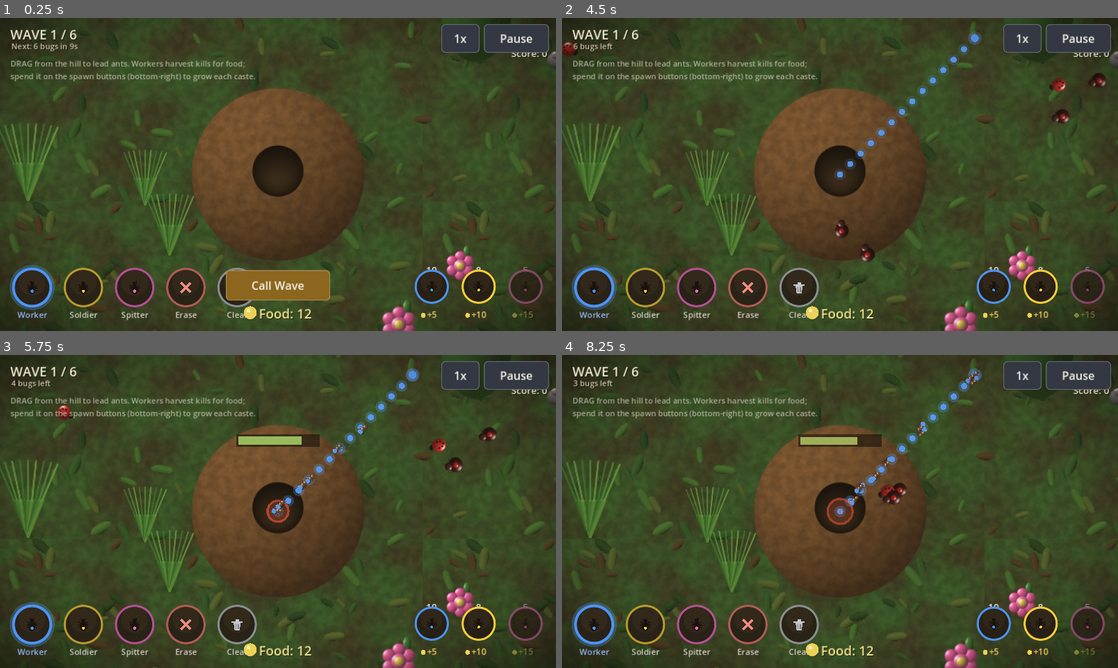
Above: before the commit, frames 1-4 (two rows, left to right).
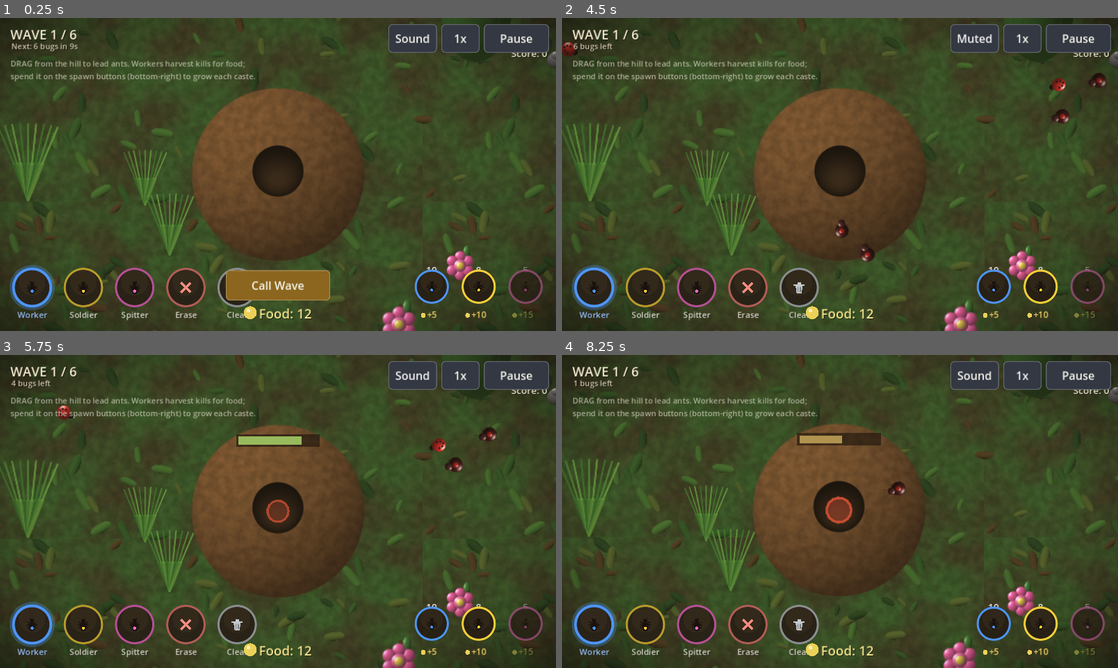
Above: after the commit, the same moments.

Repository: getarsenal/colony-commander
Game: Godot game, scene res://scenes/Main.tscn
Same seed, same stepped clock (60 frames per second), same inputs: the game is played once before the commit and once after it.
Inputs (mouse positions are in pixels of both pictures, inside the frame that each line leads up to):
- Up to frame 1 (0.25 s): no input
- Up to frame 2 (4.5 s): click "Call Wave" at 0.5 s; click "1x" at 1.25 s; click "2x" at 2 s; click "Pause" at 2.75 s; click "Resume" at 3.5 s; click (973, 39) at 4.25 s, where only the run after the commit has a clickable "Sound"
- Up to frame 3 (5.75 s): click (411, 376) at 5 s, where only the run after the commit has a clickable "Muted"
- Up to frame 4 (8.25 s): click "1x" at 5.75 s; click "2x" at 6.5 s; click "1x" at 7.25 s; click "2x" at 8 s

The runs differ from the first frame. In frame 1, 0.8% of the frame differs, in the area x 69-79%, y 2-12%; in frame 2, 1.4%; in frame 3, 1.5%; in frame 4, 4.7%, in the area x 0-100%, y 0-100%.

Commit message:
Audio: original synthesized SFX + ambient bed
Add an "Audio" autoload (audio/audio.gd) that synthesises every sound from
scratch at startup — short oscillator/noise blips for events plus a gentle
looping ambient pad — so the soundscape is entirely our own. Pooled voices with
per-sound cooldowns keep busy combat from machine-gunning one blip.

Wired events: enemy death (and a bigger boss sting), hill hit, worker harvest,
spitter spit, caste purchase (buy / deny), UI clicks, and victory/defeat stings.
Added a Sound mute toggle to the HUD.

Parses clean; headless smoke (synth at startup + events firing) clean; web build
exported.

https://claude.ai/code/session_011hkUGhTeefueTvzyEjhAPX

Diff:
--- /dev/null
+++ b/audio/audio.gd
@@ -0,0 +1,160 @@
+## Procedural audio (autoload "Audio"). Every sound is synthesised from scratch
+## at startup — short oscillator/noise blips for game events plus a gentle
+## ambient bed — so the soundscape is entirely our own. Voices are pooled and
+## per-sound cooldowns keep busy combat from machine-gunning the same blip.
+extends Node
+
+const MIX := 22050
+const VOICES := 16
+
+var muted := false
+
+var _streams := {}              # name -> AudioStreamWAV
+var _cooldown := {}             # name -> min seconds between plays
+var _last := {}                 # name -> last play time
+var _players: Array = []
+var _next := 0
+var _ambient: AudioStreamPlayer
+
+func _ready() -> void:
+	process_mode = Node.PROCESS_MODE_ALWAYS
+	for i in VOICES:
+		var p := AudioStreamPlayer.new()
+		p.bus = "Master"
+		add_child(p)
+		_players.append(p)
+
+	_streams["click"]   = _wav(_blip(1200.0, 0.045, 0.5, "square"))
+	_streams["deny"]    = _wav(_blip(200.0, 0.10, 0.4, "square"))
+	_streams["harvest"] = _wav(_slide(680.0, 1040.0, 0.13, 0.5))
+	_streams["buy"]     = _wav(_arp([660.0, 880.0, 1320.0], 0.06, 0.45))
+	_streams["spit"]    = _wav(_noise(0.06, 0.35, 28.0, 0.6))
+	_streams["kill"]    = _wav(_mix(_noise(0.09, 0.5, 22.0, 0.0), _blip(180.0, 0.09, 0.4, "saw")))
+	_streams["hill"]    = _wav(_mix(_blip(90.0, 0.20, 0.7, "sine"), _noise(0.16, 0.4, 16.0, 0.0)))
+	_streams["boss"]    = _wav(_mix(_slide(320.0, 70.0, 0.55, 0.8, "saw"), _noise(0.5, 0.5, 5.0, 0.0)))
+	_streams["victory"] = _wav(_arp([523.0, 659.0, 784.0, 1046.0], 0.12, 0.5))
+	_streams["defeat"]  = _wav(_arp([440.0, 392.0, 311.0, 262.0], 0.16, 0.55, "saw"))
+
+	_cooldown = {"kill": 0.05, "spit": 0.07, "hill": 0.11, "harvest": 0.045}
+
+	_ambient = AudioStreamPlayer.new()
+	_ambient.bus = "Master"
+	_ambient.stream = _wav(_ambient_bed(4.0), true)
+	_ambient.volume_db = -18.0
+	add_child(_ambient)
+	_ambient.play()
+
+## Play a one-shot SFX (respects per-sound cooldown + mute).
+func sfx(name: String, vol_db := -6.0, pitch_var := 0.06) -> void:
+	if muted or not _streams.has(name):
+		return
+	var cd: float = _cooldown.get(name, 0.0)
+	var now := Time.get_ticks_msec() / 1000.0
+	if cd > 0.0 and now - float(_last.get(name, -10.0)) < cd:
+		return
+	_last[name] = now
+	var p: AudioStreamPlayer = _players[_next]
+	_next = (_next + 1) % VOICES
+	p.stream = _streams[name]
+	p.volume_db = vol_db
+	p.pitch_scale = 1.0 + randf_range(-pitch_var, pitch_var)
+	p.play()
+
+func set_muted(m: bool) -> void:
+	muted = m
+	_ambient.volume_db = -80.0 if m else -18.0
+
+# --- synthesis ----------------------------------------------------------------
+
+func _wav(samples: PackedFloat32Array, loop := false) -> AudioStreamWAV:
+	var bytes := PackedByteArray()
+	bytes.resize(samples.size() * 2)
+	for i in samples.size():
+		bytes.encode_s16(i * 2, int(clampf(samples[i], -1.0, 1.0) * 32767.0))
+	var w := AudioStreamWAV.new()
+	w.format = AudioStreamWAV.FORMAT_16_BITS
+	w.mix_rate = MIX
+	w.stereo = false
+	w.data = bytes
+	if loop:
+		w.loop_mode = AudioStreamWAV.LOOP_FORWARD
+		w.loop_begin = 0
+		w.loop_end = samples.size()
+	return w
+
+func _osc(ph: float, wave: String) -> float:
+	match wave:
+		"square": return 1.0 if fmod(ph, 1.0) < 0.5 else -1.0
+		"saw": return 2.0 * fmod(ph, 1.0) - 1.0
+		"tri": return 4.0 * abs(fmod(ph, 1.0) - 0.5) - 1.0
+		_: return sin(ph * TAU)
+
+func _blip(freq: float, dur: float, vol: float, wave := "sine") -> PackedFloat32Array:
+	var n := int(dur * MIX)
+	var out := PackedFloat32Array(); out.resize(n)
+	for i in n:
+		var t := float(i) / MIX
+		var env: float = exp(-t * 7.0) * clampf(t / 0.004, 0.0, 1.0)
+		out[i] = _osc(freq * t, wave) * env * vol
+	return out
+
+func _slide(f0: float, f1: float, dur: float, vol: float, wave := "sine") -> PackedFloat32Array:
+	var n := int(dur * MIX)
+	var out := PackedFloat32Array(); out.resize(n)
+	var ph := 0.0
+	for i in n:
+		var t := float(i) / MIX
+		var f: float = lerpf(f0, f1, t / dur)
+		ph += f / MIX
+		var env: float = exp(-t * 4.0) * clampf(t / 0.004, 0.0, 1.0)
+		out[i] = _osc(ph, wave) * env * vol
+	return out
+
+func _noise(dur: float, vol: float, decay: float, _hp: float) -> PackedFloat32Array:
+	var n := int(dur * MIX)
+	var out := PackedFloat32Array(); out.resize(n)
+	var prev := 0.0
+	for i in n:
+		var t := float(i) / MIX
+		var env := exp(-t * decay)
+		var w := randf() * 2.0 - 1.0
+		var hp := w - prev   # crude high-pass for a crisper "tss"
+		prev = w
+		out[i] = hp * env * vol
+	return out
+
+func _arp(freqs: Array, note: float, vol: float, wave := "sine") -> PackedFloat32Array:
+	var out := PackedFloat32Array()
+	for f in freqs:
+		out.append_array(_blip(f, note, vol, wave))
+	return out
+
+func _mix(a: PackedFloat32Array, b: PackedFloat32Array) -> PackedFloat32Array:
+	var n: int = max(a.size(), b.size())
+	var out := PackedFloat32Array(); out.resize(n)
+	for i in n:
+		var va: float = a[i] if i < a.size() else 0.0
+		var vb: float = b[i] if i < b.size() else 0.0
+		out[i] = clampf(va + vb, -1.0, 1.0)
+	return out
+
+## A gentle looping pad: a low chord + slow filtered "wind" noise.
+func _ambient_bed(dur: float) -> PackedFloat32Array:
+	var n := int(dur * MIX)
+	var out := PackedFloat32Array(); out.resize(n)
+	var chord := [98.0, 147.0, 196.0]   # G2-ish drone
+	var lp := 0.0
+	for i in n:
+		var t := float(i) / MIX
+		var s := 0.0
+		for f in chord:
+			s += sin(f * t * TAU) * 0.12
+		# slow tremolo so the loop breathes
+		s *= 0.7 + 0.3 * sin(t * 0.5 * TAU)
+		var w := randf() * 2.0 - 1.0
+		lp += (w - lp) * 0.02            # low-pass wind
+		s += lp * 0.10
+		# fade the seam so the loop is click-free
+		var seam: float = minf(1.0, minf(t, dur - t) / 0.05)
+		out[i] = s * seam
+	return out
--- a/project.godot
+++ b/project.godot
@@ -11,6 +11,10 @@
 run/main_scene="res://scenes/Main.tscn"
 config/features=PackedStringArray("4.3", "GL Compatibility")
 config/icon="res://icon.svg"
+
+[autoload]
+
+Audio="*res://audio/audio.gd"
 
 [display]
 
--- a/sim/ant.gd
+++ b/sim/ant.gd
@@ -195,6 +195,7 @@
 					attack_timer = SPIT_INTERVAL
 					rotation = (e.position - position).angle()
 					colony.fire_projectile(position, e)
+					Audio.sfx("spit", -14.0)
 
 ## A working Worker grabs the nearest carcass in reach and heads home with it.
 func _try_harvest() -> void:
@@ -207,6 +208,7 @@
 	if v > 0:
 		carry_value = v
 		carrying = true
+		Audio.sfx("harvest", -8.0)
 		if colony.fx != null:
 			colony.fx.puff(position, Color(0.95, 0.85, 0.35), 8.0)
 		_begin_return()
--- a/sim/colony.gd
+++ b/sim/colony.gd
@@ -65,6 +65,7 @@
 		return false
 	food -= cost
 	pop[t] = pop.get(t, 0) + SPAWN_BATCH
+	Audio.sfx("buy", -4.0)
 	if fx != null:
 		fx.popup(hill_pos + Vector2(0, -84), "+%d %s" % [SPAWN_BATCH, AntTypes.name_of(t)], AntTypes.color_of(t))
 	return true
@@ -147,6 +148,7 @@
 	if hill_hp <= 0.0:
 		return  # already overrun; the director is in DEFEAT
 	hill_hp = max(0.0, hill_hp - n)
+	Audio.sfx("hill", -3.0)
 	if fx != null:
 		fx.add_shake(0.35)
 		fx.puff(hill_pos, Color(0.9, 0.3, 0.2), 16.0)
--- a/sim/enemy.gd
+++ b/sim/enemy.gd
@@ -124,6 +124,10 @@
 		_die()
 
 func _die() -> void:
+	if kind == Kind.BOSS:
+		Audio.sfx("boss", 0.0)
+	else:
+		Audio.sfx("kill")
 	if director != null:
 		director.on_enemy_killed(position, food_value, kind == Kind.BOSS)
 	_despawn()
--- a/sim/wave_director.gd
+++ b/sim/wave_director.gd
@@ -36,6 +36,7 @@
 var _to_spawn := 0
 var _spawn_timer := 0.0
 var _boss_pending := false
+var _announced := false   # one-shot win/lose sting guard
 
 var _enemy_pool: Array = []
 var _enemy_free: Array = []
@@ -96,7 +97,9 @@
 					state = State.PREP
 					prep_timer = PREP_TIME
 		State.VICTORY, State.DEFEAT:
-			pass
+			if not _announced:
+				_announced = true
+				Audio.sfx("victory" if state == State.VICTORY else "defeat", 0.0)
 
 func _start_wave() -> void:
 	_to_spawn = WAVE_COUNTS[wave_index]
@@ -245,6 +248,7 @@
 	enemies_killed = 0
 	_to_spawn = 0
 	_spawn_timer = 0.0
+	_announced = false
 
 # --- spatial queries used by ants ---------------------------------------------
 
--- a/ui/hud.gd
+++ b/ui/hud.gd
@@ -16,6 +16,7 @@
 var _call_btn: Button
 var _speed_btn: Button
 var _pause_btn: Button
+var _mute_btn: Button
 var _overlay: Control
 var _overlay_title: Label
 var _overlay_sub: Label
@@ -42,6 +43,9 @@
 	_pause_btn = _make_button("Pause", Color(0.20, 0.22, 0.26), Vector2(150, 66))
 	_pause_btn.pressed.connect(_on_pause)
 	add_child(_pause_btn)
+	_mute_btn = _make_button("Sound", Color(0.20, 0.22, 0.26), Vector2(112, 66))
+	_mute_btn.pressed.connect(_on_mute)
+	add_child(_mute_btn)
 
 	_build_overlay()
 
@@ -76,6 +80,7 @@
 	# top-right controls
 	_pause_btn.position = Vector2(vp.x - _pause_btn.size.x - 16, 14)
 	_speed_btn.position = Vector2(_pause_btn.position.x - _speed_btn.size.x - 10, 14)
+	_mute_btn.position = Vector2(_speed_btn.position.x - _mute_btn.size.x - 10, 14)
 
 	# Call Wave: only during prep, just above the food readout
 	_call_btn.visible = director.is_prep()
@@ -105,19 +110,28 @@
 # --- button callbacks ---------------------------------------------------------
 
 func _on_call() -> void:
+	Audio.sfx("click", -8.0)
 	director.call_wave()
 
 func _on_speed() -> void:
+	Audio.sfx("click", -10.0)
 	_fast = not _fast
 	_speed_btn.text = "2x" if _fast else "1x"
 	if main != null:
 		main.set_game_speed(_fast)
 
 func _on_pause() -> void:
+	Audio.sfx("click", -10.0)
 	var paused: bool = main.toggle_pause() if main != null else false
 	_pause_btn.text = "Resume" if paused else "Pause"
 
+func _on_mute() -> void:
+	Audio.muted = not Audio.muted
+	Audio.set_muted(Audio.muted)
+	_mute_btn.text = "Muted" if Audio.muted else "Sound"
+
 func _on_restart() -> void:
+	Audio.sfx("click", -8.0)
 	# leaving any paused/fast state cleanly
 	_fast = false
 	_speed_btn.text = "1x"
--- a/ui/spawn_panel.gd
+++ b/ui/spawn_panel.gd
@@ -39,4 +39,5 @@
 		b.affordable = colony.food >= b.cost
 
 func _on_buy(t: int) -> void:
-	colony.buy_caste(t)
+	if not colony.buy_caste(t):
+		Audio.sfx("deny", -10.0)
--- a/ui/touch_controls.gd
+++ b/ui/touch_controls.gd
@@ -64,10 +64,13 @@
 	_bar.position = Vector2(MARGIN, vp.y - _bar.size.y - MARGIN)
 
 func _on_caste(type: int) -> void:
+	Audio.sfx("click", -10.0)
 	drawer.set_caste(type)
 
 func _on_erase() -> void:
+	Audio.sfx("click", -10.0)
 	drawer.toggle_erase()
 
 func _on_clear() -> void:
+	Audio.sfx("click", -10.0)
 	drawer.clear_all()
Not shown, changed: README.md
